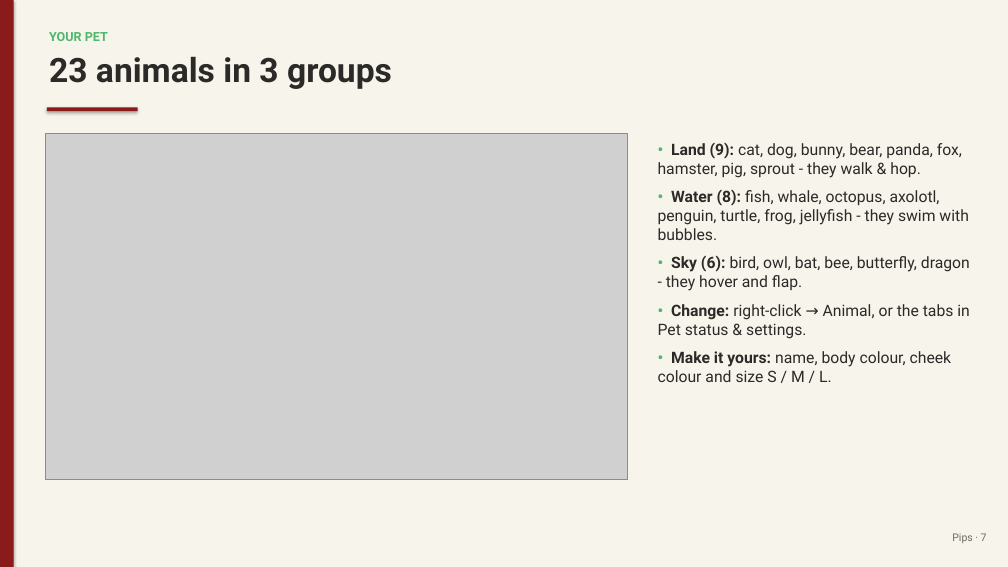
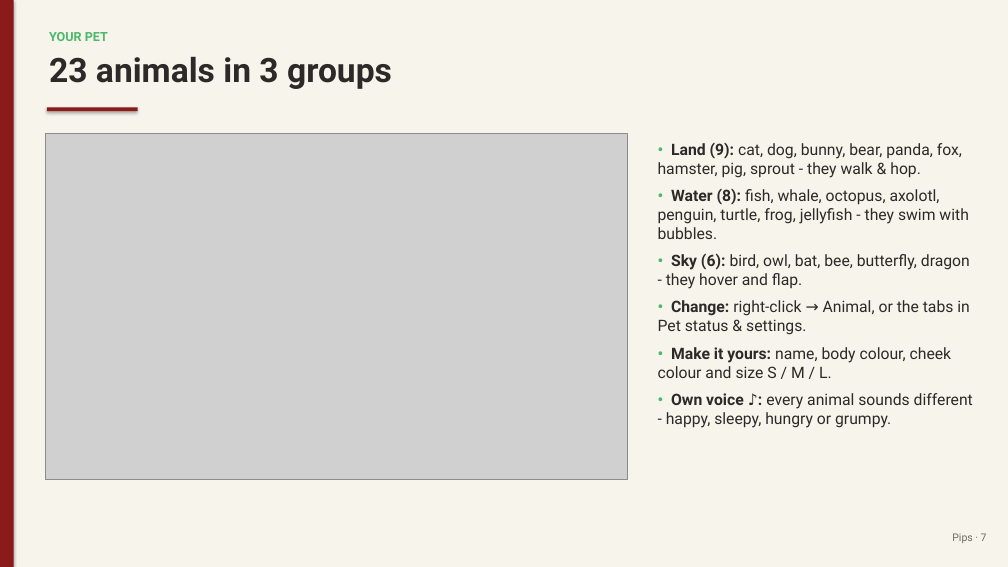
Before and after one commit to juw12/projects, a slide deck: slide 7 of apps/pips/web/download/Pips-Guide.pptx. Drawn at 1008x567 pixels with LibreOffice and Linux fonts; fonts in the diff are those of the drawing; grey boxes stand for pictures. Boxes give left, top, right and bottom in pixels: in the first picture for what was removed or moved away, otherwise in the second. Text is boxed around its words. In the diff, an @@ line names an element or a change of style, - is before the commit and + after.

Commit message:
pips 2.2.0: Pet sounds

```diff
--- a/apps/pips/web/download/Pips-Guide.pptx
+++ b/apps/pips/web/download/Pips-Guide.pptx
@@ text at <box>658,143,970,378</box>: less space between paragraphs @@
@@ text at <box>666,393,973,428</box>: paragraph added @@
+• Own voice ♪: every animal sounds different - happy, sleepy, hungry or grumpy.
```
Also in this commit, not shown: 5 other slides changed, 9 other files.
